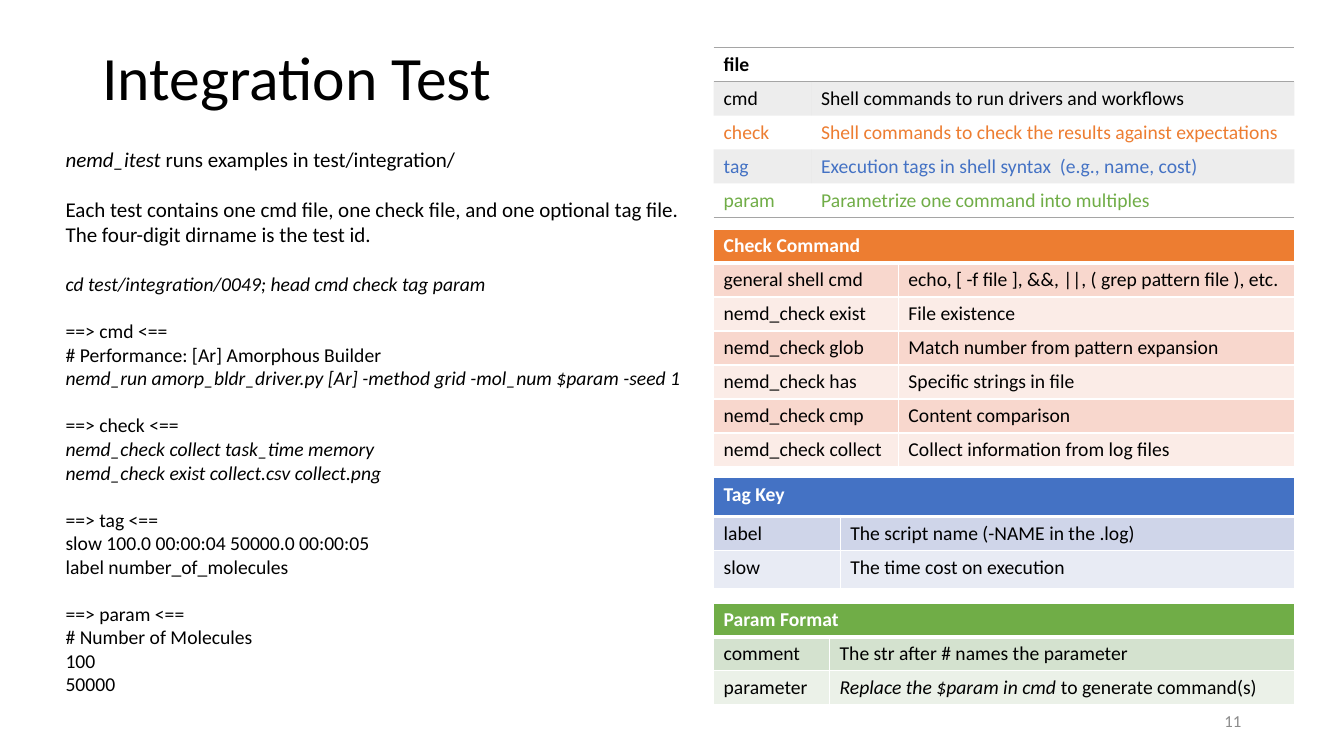
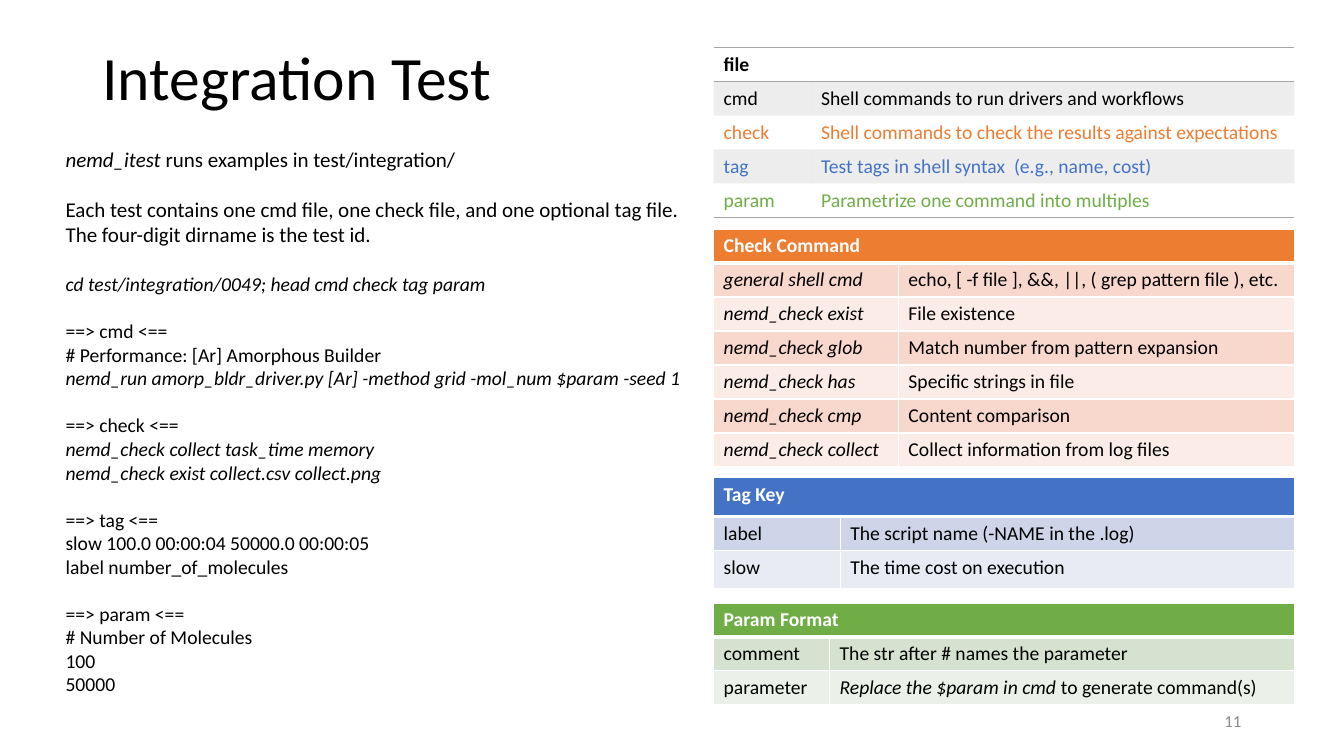
Before and after one commit to zhteg4pvt/nemd, a slide deck: slide 11 of docs/power_point/nemd.pptx. Drawn at 1344x756 pixels with LibreOffice and Linux fonts; fonts in the diff are those of the drawing. Boxes give left, top, right and bottom in pixels: in the first picture for what was removed or moved away, otherwise in the second. Text is boxed around its words. In the diff, an @@ line names an element or a change of style, - is before the commit and + after.

Commit message:
itest 0013: Initiation failture itest of polymer cru, performance, single atom/frame, and no relaxation added to nemd.pptx

```diff
--- a/docs/power_point/nemd.pptx
+++ b/docs/power_point/nemd.pptx
@@ table at [714, 47, 1295, 216] @@
-row 4, column 2: Execution tags in shell syntax (e.g., name, cost)
+row 4, column 2: Test tags in shell syntax (e.g., name, cost)
@@ table at [714, 229, 1295, 464] @@
@@ italic on in "general shell cmd", "nemd_check exist", "nemd_check glob", "nemd_check has" and 2 more places @@
```
Also in this commit, not shown: 4 other slides changed, 6 other files.
